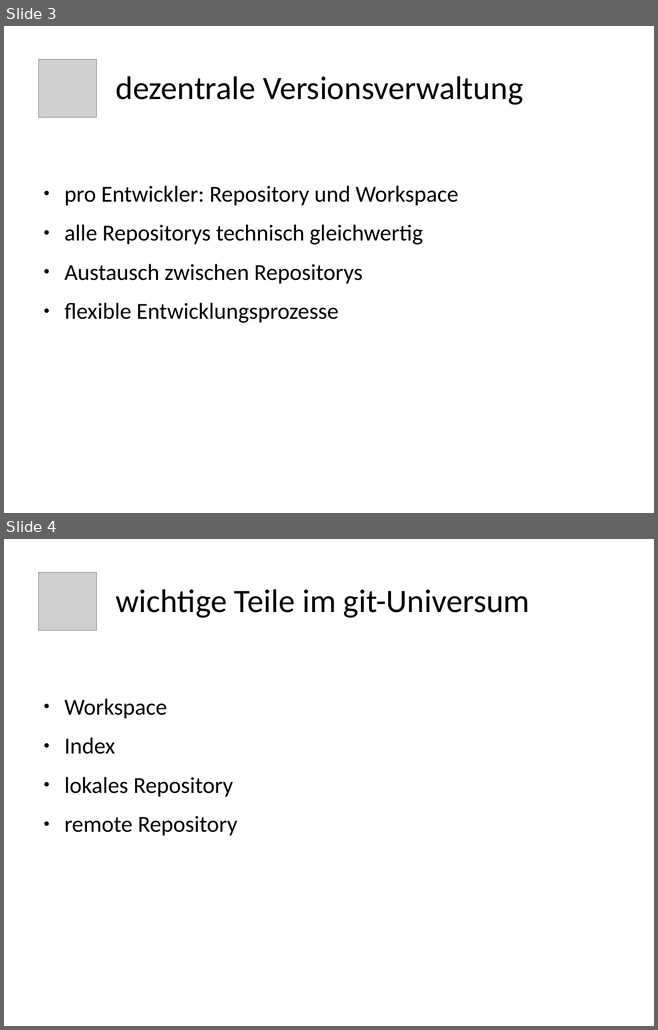
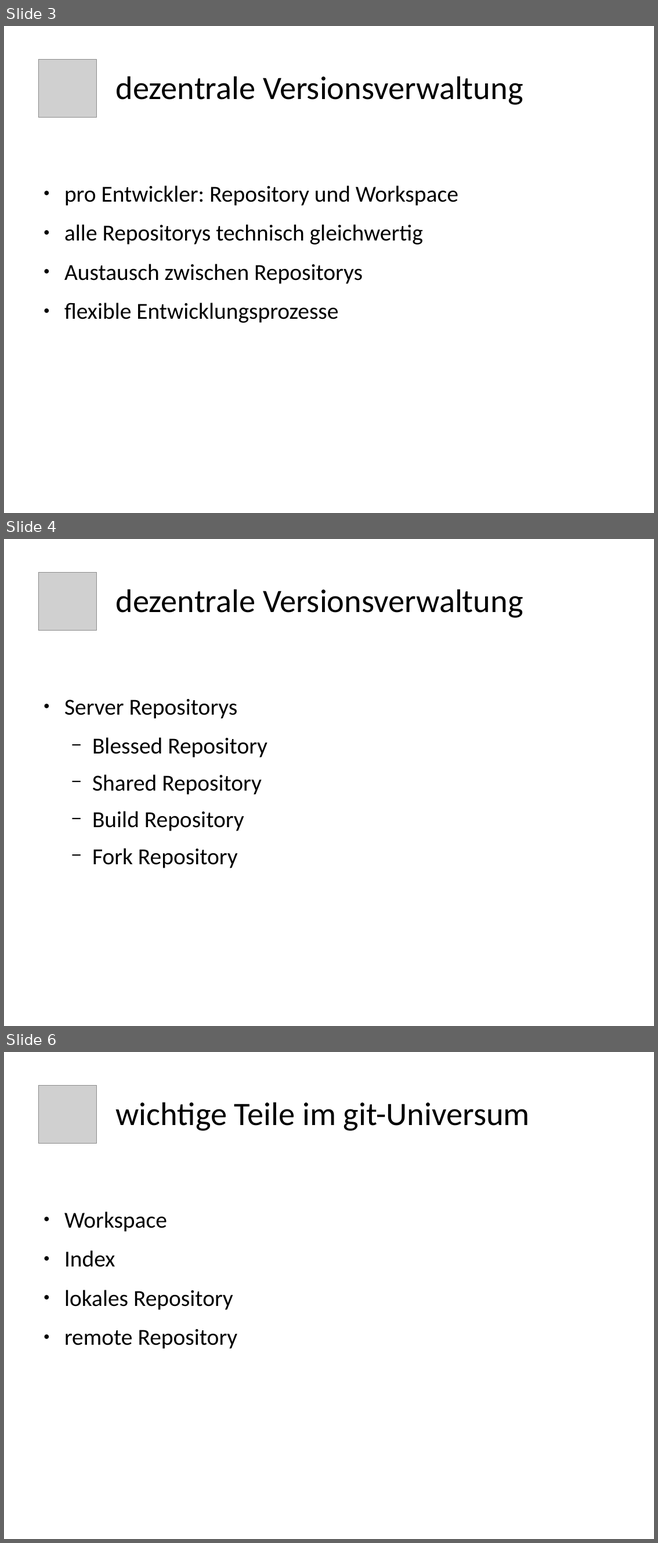
Before and after one commit to ukconet/testrepoB, a slide deck: git.odp. Shown one above the other, each under a label of ours: slides 3 and 4 before the commit, slides 3, 4 and 6 after it; the slides between them are not shown. The pictures are 658x1030 and 658x1543 pixels, drawn with LibreOffice and Linux fonts; fonts in the diff are those of the drawing; grey boxes stand for pictures. Boxes give left, top, right and bottom in pixels: in the first picture for what was removed or moved away, otherwise in the second. Text is boxed around its words. In the diff, an @@ line names an element or a change of style, - is before the commit and + after.

```diff
--- a/git.odp
+++ b/git.odp
@@ slide 4 added at <box>4,539,654,1026</box>, background #FFFFFF @@
@@ picture added at <box>39,572,97,630</box> @@
@@ title added at <box>116,589,523,618</box>, 40 pt, text #000000 @@
+dezentrale Versionsverwaltung
@@ text added at <box>64,699,267,868</box>, 28 pt, text #000000 @@
+● Server Repositorys
+  − Blessed Repository
+  − Shared Repository
+  − Build Repository
+  − Fork Repository
@@ what was slide 4 is now slide 6 @@
```
Also in this commit, not shown: 2 slides changed, 1 other slide added.
